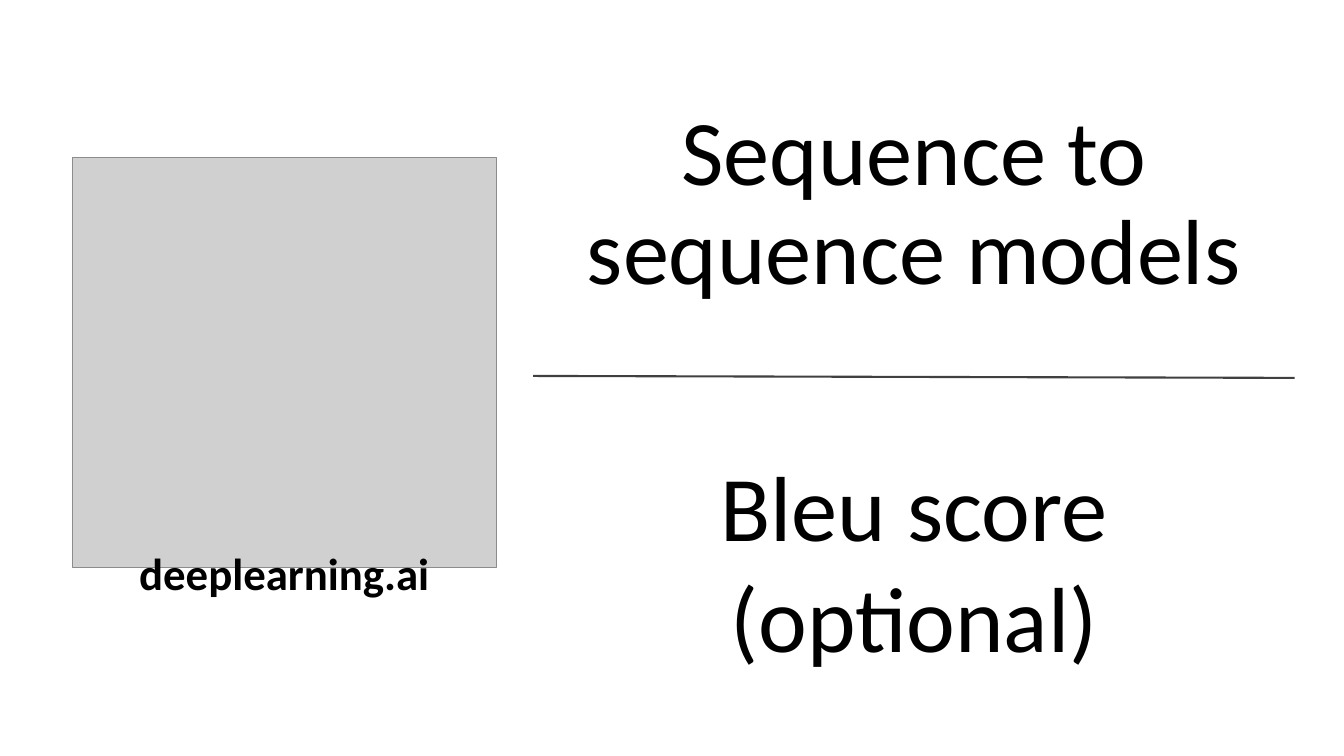
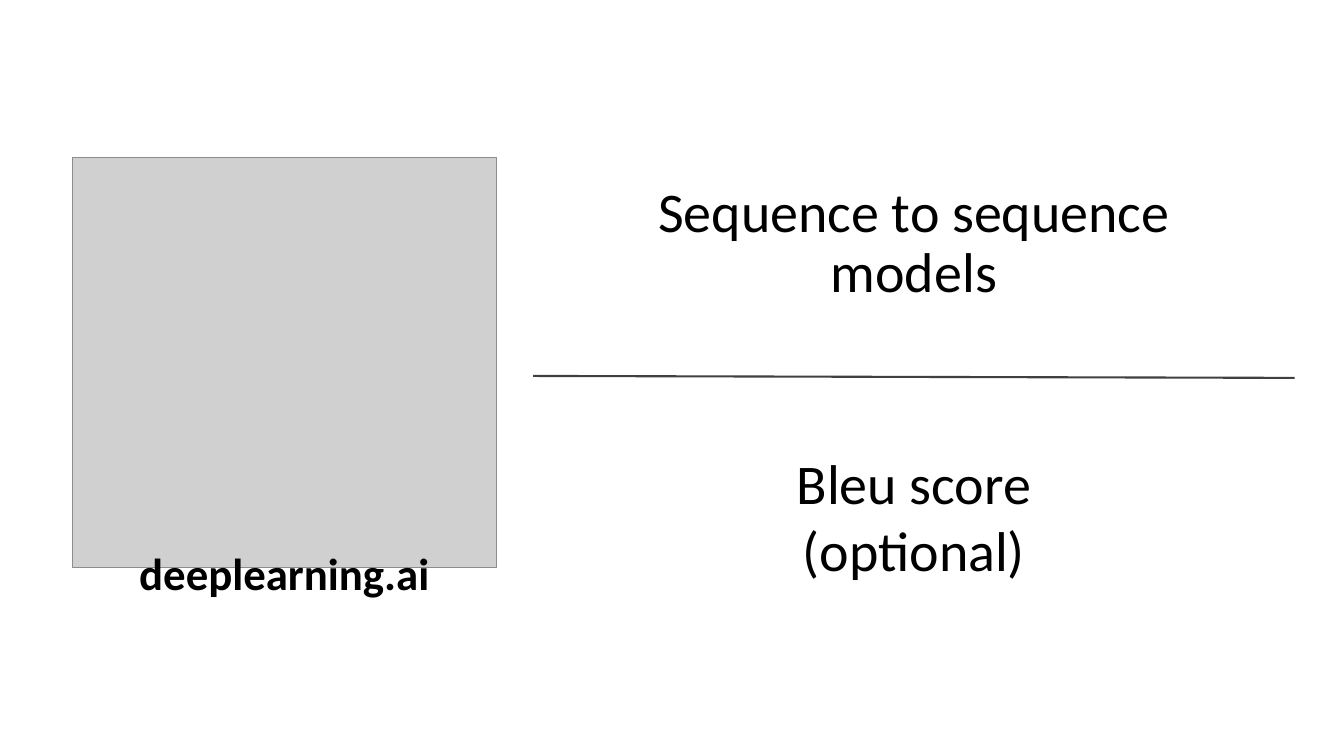
Before and after one commit to jihoonerd/Coursera_Deep_Learning_Specialization, a slide deck: slide 1 of Course_5_-_Sequence_Models/Week_3/06_Bleu_Score_(Optional).pptx. Drawn at 1344x756 pixels with LibreOffice and Linux fonts; fonts in the diff are those of the drawing; grey boxes stand for pictures. Boxes give left, top, right and bottom in pixels: in the first picture for what was removed or moved away, otherwise in the second. Text is boxed around its words. In the diff, an @@ line names an element or a change of style, - is before the commit and + after.

Commit message:
Update Sequence Models, Week 3 contents

```diff
--- a/Course_5_-_Sequence_Models/Week_3/06_Bleu_Score_(Optional).pptx
+++ b/Course_5_-_Sequence_Models/Week_3/06_Bleu_Score_(Optional).pptx
@@ text "Sequence to sequence models" at (x1=658, y1=195, x2=1169, y2=293): size 66 to 40 pt @@
@@ text "Bleu score" at (x1=797, y1=465, x2=1031, y2=580): size 66 to 40 pt @@
```
Also in this commit, not shown: 4 other slides changed, 4 other files.
